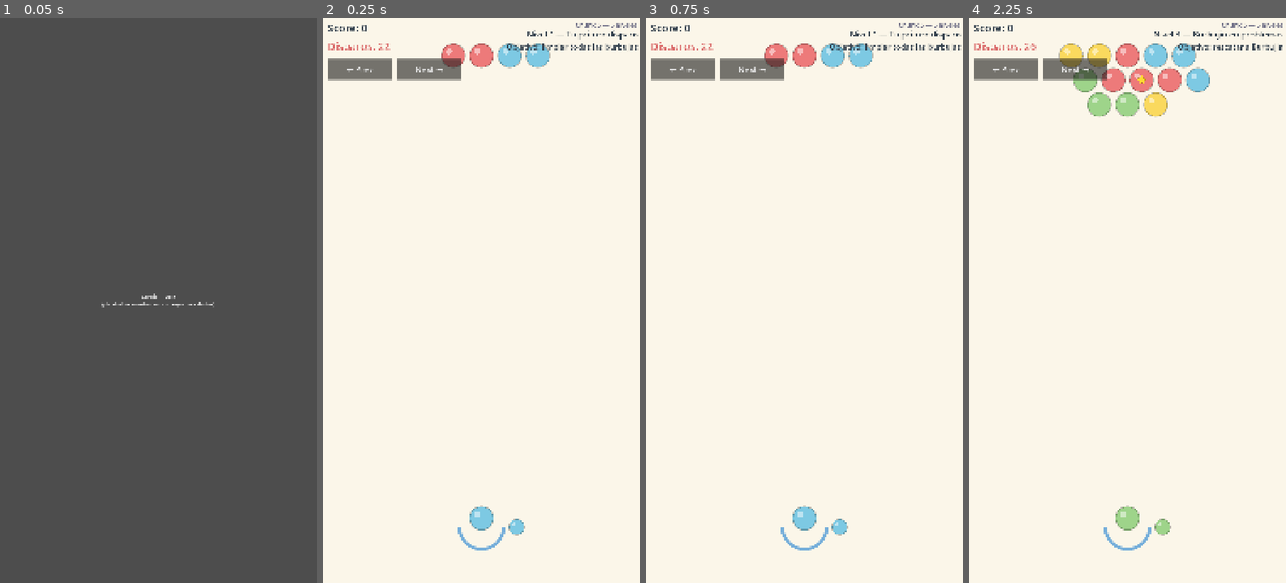
Above: before the commit, frames 1-4 (left to right).
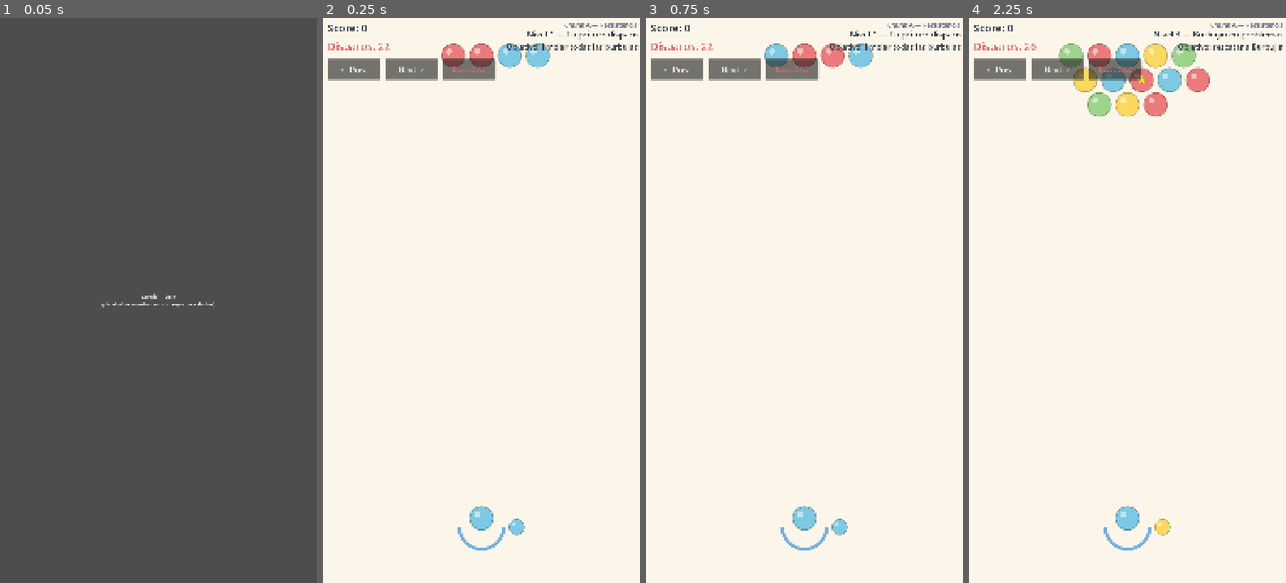
Above: after the commit, the same moments.

Repository: dahored/myappcube-game-bubble-shooter
Game: Godot game, scene res://scenes/main/boot.tscn
Same seed, same stepped clock (60 frames per second), same inputs: the game is played once before the commit and once after it.
Inputs (mouse positions are in pixels of both pictures, inside the frame that each line leads up to):
- Up to frame 1 (0.05 s): no input
- Up to frame 2 (0.25 s): no input
- Up to frame 3 (0.75 s): click (791, 68) at 0.5 s, where only the run after the commit has a clickable "Reset Save"
- Up to frame 4 (2.25 s): click "Next →" at 1.25 s; click "Next →" at 2 s

Frame 1 is identical in both runs. In frame 2, 0.9% of the frame differs, in the area x 5-99%, y 0-12%; in frame 3, 1.3%; in frame 4, 3.6%, in the area x 5-99%, y 0-92%.

Commit message:
feat(chunk-a): persistence with save/load + docs reorganization
- SaveManager full implementation (save_to_disk, load_save, migration)
- Boot loads next-to-play level (highest_completed + 1)
- Best score per level shown in HUD
- New record popup on victory
- Reset Save debug button
- CHANGELOG updated, Phase 1 marked complete
- New docs: 06_Backlog_GitHub_Issues.md, 07_Status_y_Roadmap.md
- Phase 1 plan v0.2 with completion tables

Diff:
--- a/scenes/gameplay/gameplay.tscn
+++ b/scenes/gameplay/gameplay.tscn
@@ -31,7 +31,7 @@
 offset_bottom = 56.0
 theme_override_colors/font_color = Color(0.4, 0.4, 0.5, 1)
 theme_override_font_sizes/font_size = 22
-text = "Chunk 6 — 5 niveles"
+text = "Chunk A — Persistencia"
 horizontal_alignment = 2
 
 [node name="LevelLabel" type="Label" parent="HUD"]
@@ -88,14 +88,20 @@
 theme_override_constants/separation = 16
 
 [node name="PrevButton" type="Button" parent="HUD/DebugButtons"]
-custom_minimum_size = Vector2(220, 70)
-theme_override_font_sizes/font_size = 28
+custom_minimum_size = Vector2(180, 70)
+theme_override_font_sizes/font_size = 26
 text = "← Prev"
 
 [node name="NextButton" type="Button" parent="HUD/DebugButtons"]
-custom_minimum_size = Vector2(220, 70)
-theme_override_font_sizes/font_size = 28
+custom_minimum_size = Vector2(180, 70)
+theme_override_font_sizes/font_size = 26
 text = "Next →"
+
+[node name="ResetButton" type="Button" parent="HUD/DebugButtons"]
+custom_minimum_size = Vector2(180, 70)
+theme_override_font_sizes/font_size = 22
+theme_override_colors/font_color = Color(0.85, 0.4, 0.4, 1)
+text = "Reset Save"
 
 [node name="EndScreen" type="Control" parent="HUD"]
 visible = false
--- a/scripts/autoloads/save_manager.gd
+++ b/scripts/autoloads/save_manager.gd
@@ -1,49 +1,161 @@
 extends Node
-## SaveManager — Guardar/cargar progreso local (JSON encriptado) y sincronizar con cloud.
-## Save format documentado en GDD sección 14.5.
-
-const SAVE_PATH := "user://save_game.dat"
+## SaveManager — Guarda y carga el progreso del jugador en JSON local.
+## En el MVP no usamos encriptación todavía (placeholder para post-launch).
+## Esquema de save documentado en GDD sección 14.5.
+
+const SAVE_PATH := "user://save_game.json"
 const SAVE_VERSION := "1.0.0"
 
 signal save_loaded()
 signal save_failed(reason: String)
-signal cloud_sync_completed()
 
 var data: Dictionary = {}
+
 
 func _ready() -> void:
 	print("[SaveManager] inicializado")
 	load_save()
 
+
+## Carga el save desde disco. Si no existe o está corrupto, usa el default.
 func load_save() -> void:
 	if not FileAccess.file_exists(SAVE_PATH):
+		print("[SaveManager] no existe save previo, usando default")
 		data = _default_save()
 		save_to_disk()
 		save_loaded.emit()
 		return
-	# TODO: leer archivo, desencriptar AES-256, parsear JSON, validar versión
-	# Por ahora carga vacía
+
+	var file := FileAccess.open(SAVE_PATH, FileAccess.READ)
+	if not file:
+		push_error("[SaveManager] no se pudo abrir save file")
+		data = _default_save()
+		save_failed.emit("open_failed")
+		return
+
+	var content := file.get_as_text()
+	file.close()
+
+	var json := JSON.new()
+	var err := json.parse(content)
+	if err != OK:
+		push_error("[SaveManager] save corrupto en línea %d: %s" % [json.get_error_line(), json.get_error_message()])
+		data = _default_save()
+		save_failed.emit("parse_error")
+		save_to_disk()  # overwrite del corrupto
+		save_loaded.emit()
+		return
+
+	var loaded: Dictionary = json.data
+
+	# Migrar versiones antiguas si aplica
+	if loaded.get("version", "0.0.0") != SAVE_VERSION:
+		loaded = _migrate(loaded)
+
+	# Mergear con defaults para asegurar que todas las keys existan
 	data = _default_save()
+	for key in loaded:
+		data[key] = loaded[key]
+
+	var lvl: int = data.get("highest_level_completed", 0)
+	var n_creatures: int = data.get("creatures_rescued", []).size()
+	print("[SaveManager] save cargado: nivel max %d, criaturas %d" % [lvl, n_creatures])
 	save_loaded.emit()
 
+
+## Escribe el save actual al disco como JSON.
 func save_to_disk() -> void:
-	# TODO: serializar `data` a JSON, encriptar AES-256 con key derivada del UUID + salt fijo
-	# TODO: escribir a SAVE_PATH
-	pass
-
-func sync_with_cloud() -> void:
-	# TODO: comparar timestamps con Firestore, resolver conflictos según GDD 14.5
-	pass
+	data["last_open_timestamp"] = Time.get_unix_time_from_system()
+	var json_str := JSON.stringify(data, "  ")
+	var file := FileAccess.open(SAVE_PATH, FileAccess.WRITE)
+	if not file:
+		push_error("[SaveManager] no se pudo escribir save file")
+		save_failed.emit("write_failed")
+		return
+	file.store_string(json_str)
+	file.close()
+
+
+## Resetea el save al estado default (para debug / testing).
+func reset_save() -> void:
+	data = _default_save()
+	save_to_disk()
+	print("[SaveManager] save reseteado a default")
+	save_loaded.emit()
+
+
+# ── API de conveniencia para el resto del juego ───────────────────────────
+
+
+## Llamar cuando el jugador completa un nivel exitosamente.
+## Actualiza highest_level_completed, best_scores, creatures_rescued y stats.
+func record_level_completion(level_id: int, score: int, creature_id: String = "") -> void:
+	var current_highest: int = data.get("highest_level_completed", 0)
+	if level_id > current_highest:
+		data["highest_level_completed"] = level_id
+
+	data["last_played_level"] = level_id
+	data["total_levels_played"] = data.get("total_levels_played", 0) + 1
+	data["total_score"] = data.get("total_score", 0) + score
+
+	# Best score por nivel (almacenado con key string para JSON)
+	var key := str(level_id)
+	var best_scores: Dictionary = data.get("best_scores", {})
+	if not best_scores.has(key) or best_scores[key] < score:
+		best_scores[key] = score
+		data["best_scores"] = best_scores
+
+	# Criatura rescatada (si aplica)
+	if creature_id != "":
+		var rescued: Array = data.get("creatures_rescued", [])
+		if not creature_id in rescued:
+			rescued.append(creature_id)
+			data["creatures_rescued"] = rescued
+
+	save_to_disk()
+	print("[SaveManager] nivel %d completado, score %d, criatura: %s" % [level_id, score, creature_id])
+
+
+## Devuelve el mejor score guardado para un nivel dado, o 0 si nunca se completó.
+func get_best_score(level_id: int) -> int:
+	var key := str(level_id)
+	return data.get("best_scores", {}).get(key, 0)
+
+
+## ¿El nivel ya fue completado al menos una vez?
+func is_level_completed(level_id: int) -> bool:
+	return level_id <= data.get("highest_level_completed", 0)
+
+
+## Llamar cuando el jugador empieza/carga un nivel (para tracking).
+func record_level_started(level_id: int) -> void:
+	data["last_played_level"] = level_id
+	# No save inmediato — se persistirá al ganar/perder/cerrar
+
+
+# ── Default y migración ───────────────────────────────────────────────────
+
 
 func _default_save() -> Dictionary:
+	var os_locale: String = OS.get_locale_language()
+	var supported_locales: Array[String] = ["es", "en", "it", "fr", "de", "pt"]
+	if not os_locale in supported_locales:
+		os_locale = "en"
+
 	return {
 		"version": SAVE_VERSION,
 		"player_id": _generate_player_id(),
 		"username": "",
-		"current_level": 1,
-		"highest_level": 0,
+		"first_open_timestamp": Time.get_unix_time_from_system(),
+		"last_open_timestamp": Time.get_unix_time_from_system(),
+		"highest_level_completed": 0,  # 0 = ningún nivel completado
+		"last_played_level": 1,
+		"best_scores": {},
 		"creatures_rescued": [],
-		"currencies": {"coins": 0, "gems": 50},  # arranque con 50 gemas
+		"total_score": 0,
+		"total_shots_fired": 0,
+		"total_levels_played": 0,
+		"currencies": {"coins": 0, "gems": 50},  # arranque con 50 gemas (welcome bonus)
 		"lives": 5,
 		"lives_last_regen": Time.get_unix_time_from_system(),
 		"streak": {
@@ -60,17 +172,29 @@
 		},
 		"achievements": [],
 		"settings": {
-			"language": OS.get_locale_language(),
+			"language": os_locale,
 			"music_volume": 0.7,
 			"ui_volume": 0.8,
 			"pop_volume": 1.0,
 			"vibration_enabled": true,
-			"theme": "auto",  # auto | light | dark
+			"theme": "auto",
 			"notifications_enabled": true
 		},
 		"iap_history": [],
 		"tutorial_completed": false
 	}
 
+
+func _migrate(old_data: Dictionary) -> Dictionary:
+	# Futuras versiones agregar lógica de migración acá
+	print("[SaveManager] migrating from %s to %s" % [old_data.get("version", "?"), SAVE_VERSION])
+	var migrated := _default_save()
+	for key in old_data:
+		if migrated.has(key):
+			migrated[key] = old_data[key]
+	migrated["version"] = SAVE_VERSION
+	return migrated
+
+
 func _generate_player_id() -> String:
 	return "player_%d_%d" % [Time.get_unix_time_from_system(), randi() % 100000]
--- a/scripts/gameplay/gameplay.gd
+++ b/scripts/gameplay/gameplay.gd
@@ -10,6 +10,7 @@
 @onready var level_label: Label = $HUD/LevelLabel
 @onready var prev_button: Button = $HUD/DebugButtons/PrevButton
 @onready var next_button: Button = $HUD/DebugButtons/NextButton
+@onready var reset_button: Button = $HUD/DebugButtons/ResetButton
 @onready var end_screen: Control = $HUD/EndScreen
 @onready var end_title: Label = $HUD/EndScreen/Panel/VBox/TitleLabel
 @onready var end_subtitle: Label = $HUD/EndScreen/Panel/VBox/SubtitleLabel
@@ -40,6 +41,7 @@
 	retry_button.pressed.connect(_on_retry_pressed)
 	prev_button.pressed.connect(_on_prev_pressed)
 	next_button.pressed.connect(_on_next_pressed)
+	reset_button.pressed.connect(_on_reset_pressed)
 	end_screen.visible = false
 
 	_load_current_level()
@@ -47,6 +49,8 @@
 
 func _load_current_level() -> void:
 	var level_id: int = GameManager.current_level_id
+	# Track que el jugador empezó este nivel (no save inmediato — se persistirá al ganar/perder)
+	SaveManager.record_level_started(level_id)
 	level_data = LevelManager.load_level(level_id)
 	if level_data.is_empty():
 		# Fallback: setup random grid + objective default
@@ -71,7 +75,12 @@
 	# Setup de shots y HUD
 	shots_remaining = level_data.get("max_shots", 25)
 	_set_objective_text(_objective_to_text(level_data.objective))
-	level_label.text = "Nivel %d — %s" % [level_data.get("id", 0), level_data.get("name", "")]
+	# El title incluye el mejor score si ya completaste el nivel
+	var best_score: int = SaveManager.get_best_score(level_id)
+	if best_score > 0:
+		level_label.text = "Nivel %d — %s · Mejor: %d" % [level_data.get("id", 0), level_data.get("name", ""), best_score]
+	else:
+		level_label.text = "Nivel %d — %s" % [level_data.get("id", 0), level_data.get("name", "")]
 	_update_hud()
 
 
@@ -135,9 +144,22 @@
 	level_won = victory
 	canon.level_active = false
 	var has_next: bool = GameManager.current_level_id < LevelManager.get_total_levels()
+	var level_id: int = GameManager.current_level_id
+
 	if victory:
+		# Persistir el progreso del nivel en el save
+		var creature_id := ""
+		if level_data.objective.get("type", "") == "rescue":
+			creature_id = level_data.objective.get("creature_id", "")
+		var prev_best: int = SaveManager.get_best_score(level_id)
+		SaveManager.record_level_completion(level_id, grid.score, creature_id)
+
 		end_title.text = "¡LO LOGRASTE!"
-		end_subtitle.text = "Score: %d" % grid.score
+		# Mostrar si fue récord nuevo
+		if grid.score > prev_best:
+			end_subtitle.text = "¡Nuevo récord! Score: %d (anterior: %d)" % [grid.score, prev_best]
+		else:
+			end_subtitle.text = "Score: %d (mejor: %d)" % [grid.score, prev_best]
 		retry_button.text = "Siguiente nivel →" if has_next else "Reintentar"
 	else:
 		end_title.text = "SIN DISPAROS"
@@ -168,3 +190,10 @@
 		return
 	GameManager.current_level_id = next_id
 	get_tree().reload_current_scene()
+
+
+func _on_reset_pressed() -> void:
+	# Botón debug para borrar el save y empezar fresh — útil durante desarrollo
+	SaveManager.reset_save()
+	GameManager.current_level_id = 1
+	get_tree().reload_current_scene()
--- a/scripts/main/boot.gd
+++ b/scripts/main/boot.gd
@@ -14,10 +14,15 @@
 	print("[Boot] servicios inicializados (stub)")
 
 func _route_to_first_screen() -> void:
-	# Durante Fase 1 / Chunk 1 saltamos directo al gameplay para iterar el grid.
-	# TODO: cuando se construyan onboarding y santuario, restaurar el routing real:
-	#   var tutorial_done: bool = SaveManager.data.get("tutorial_completed", false)
-	#   if not tutorial_done: change_scene_to_file("res://scenes/main/onboarding.tscn")
-	#   else: change_scene_to_file("res://scenes/santuario/santuario.tscn")
-	print("[Boot] cargando Gameplay (Chunk 1 — grid hexagonal)")
+	# Durante Fase 1/2 saltamos directo al gameplay para iterar.
+	# TODO: cuando se construyan onboarding y santuario, restaurar routing real
+	# Convención casual mobile: cargar el SIGUIENTE nivel a jugar = highest_completed + 1
+	# Si ganaste el nivel 2, al reabrir cargás el 3 (listo para avanzar).
+	# Si nunca ganaste nada, cargás el 1.
+	# Si ganaste todos, cargás el último (replayable).
+	var highest: int = SaveManager.data.get("highest_level_completed", 0)
+	var total_levels: int = LevelManager.get_total_levels()
+	var next_to_play: int = clamp(highest + 1, 1, max(1, total_levels))
+	GameManager.current_level_id = next_to_play
+	print("[Boot] cargando Gameplay desde nivel %d (highest completed: %d)" % [GameManager.current_level_id, highest])
 	get_tree().change_scene_to_file("res://scenes/gameplay/gameplay.tscn")
Not shown, changed: CHANGELOG.md
Not shown, changed: docs/04_Plan_Fase1_Coralia.md
Not shown, added: docs/05_Playtest_Guide_Coralia.md
Not shown, added: docs/06_Backlog_GitHub_Issues.md
Not shown, added: docs/07_Status_y_Roadmap.md
Not shown, added: docs/templates/playtest_form_per_tester.md
Not shown, added: docs/templates/playtest_results_summary.md
